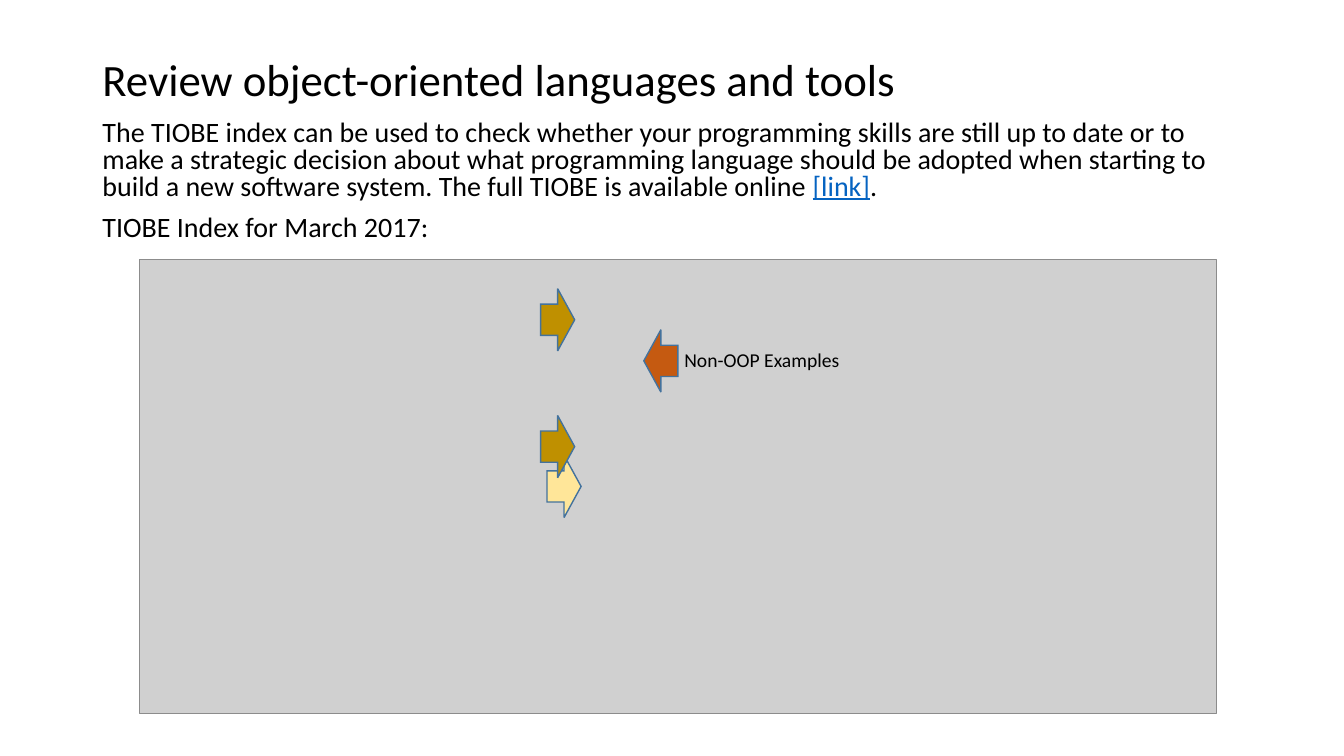
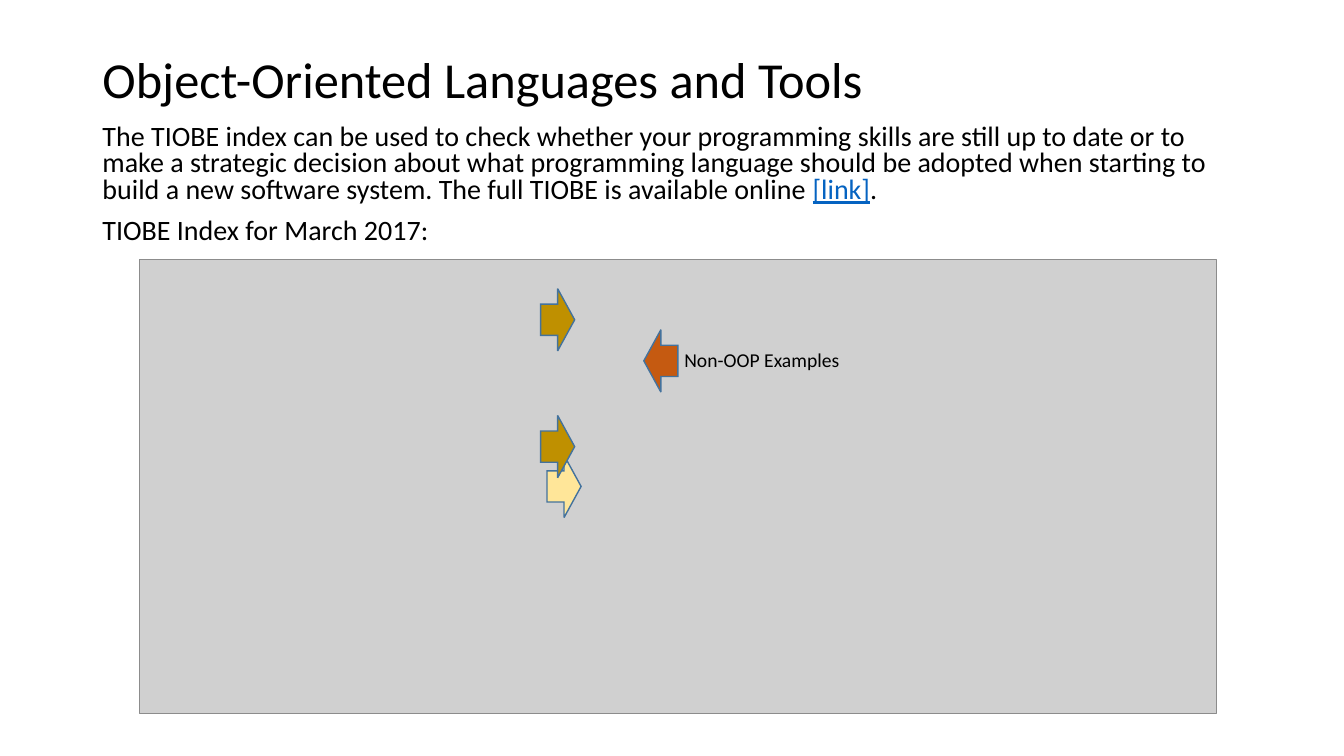
Before and after one commit to EricJPogue/www-epogue-info, a slide deck: slide 5 of CPSC-24500/Week01/2016SpringW01Slides.pptx. Drawn at 1344x756 pixels with LibreOffice and Linux fonts; fonts in the diff are those of the drawing; grey boxes stand for pictures. Boxes give left, top, right and bottom in pixels: in the first picture for what was removed or moved away, otherwise in the second. Text is boxed around its words. In the diff, an @@ line names an element or a change of style, - is before the commit and + after.

```diff
--- a/CPSC-24500/Week01/2016SpringW01Slides.pptx
+++ b/CPSC-24500/Week01/2016SpringW01Slides.pptx
@@ title at box(102, 63, 862, 107): text changed; size 32 to 36 pt @@
-Review object-oriented languages and tools
+Object-Oriented Languages and Tools
@@ text "The TIOBE index can be ...": place and size @@
-text "The TIOBE index can be ..." at box(102, 122, 1206, 238)
+text "The TIOBE index can be ..." at box(102, 126, 1206, 241)
```
Also in this commit, not shown: 38 other slides changed, 1 other file.
